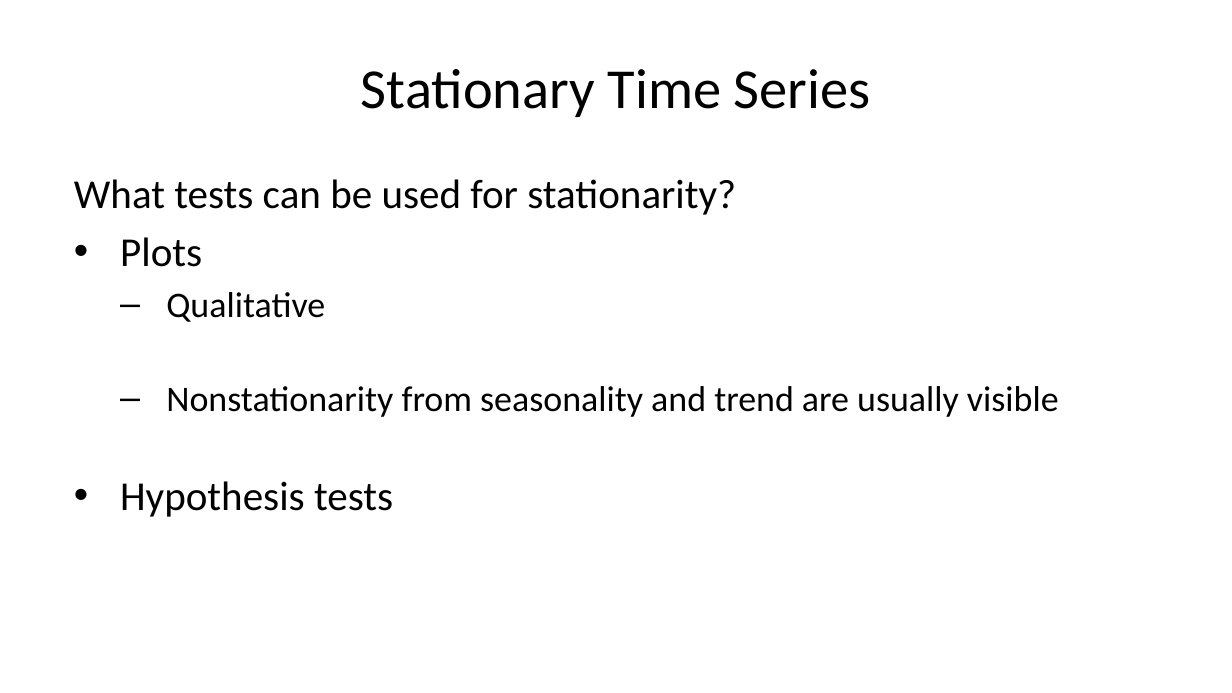
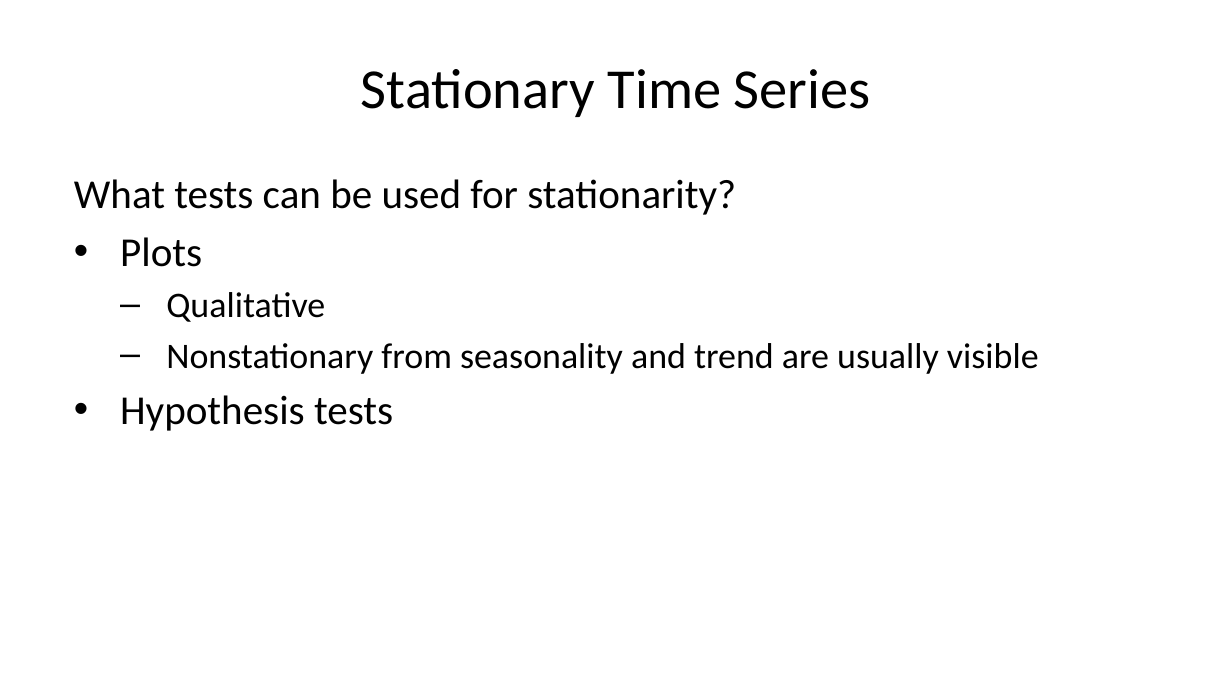
Before and after one commit to StephenElston/CSCI-E-83, a slide deck: slide 18 of LectureSlides/11_IntroductionToTimeSeries.pptx. Drawn at 1232x693 pixels with LibreOffice and Linux fonts; fonts in the diff are those of the drawing. Boxes give left, top, right and bottom in pixels: in the first picture for what was removed or moved away, otherwise in the second. Text is boxed around its words. In the diff, an @@ line names an element or a change of style, - is before the commit and + after.

```diff
--- a/LectureSlides/11_IntroductionToTimeSeries.pptx
+++ b/LectureSlides/11_IntroductionToTimeSeries.pptx
@@ text at (166, 343, 1039, 374): text changed @@
-  – Nonstationarity from seasonality and trend are usually visible
+  – Nonstationary from seasonality and trend are usually visible
```
Also in this commit, not shown: 18 other slides changed.
